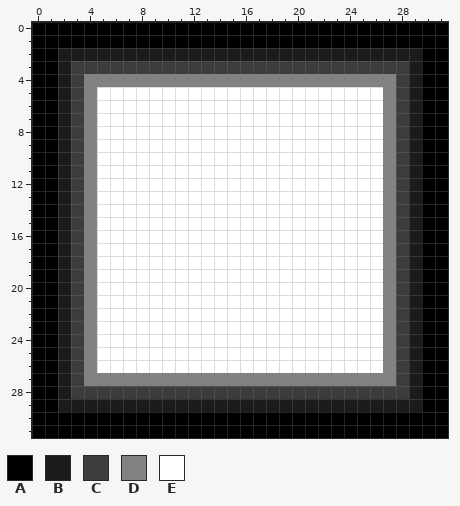
Two states of a pixel-art file, src/assets/tile.aseprite. That is the earlier state.
32x32 pixels, 1 frame.
Palette (. is transparent): A #000000  B #1b1b1b  C #3c3c3c  D #828282  E #ffffff
And afterwards:
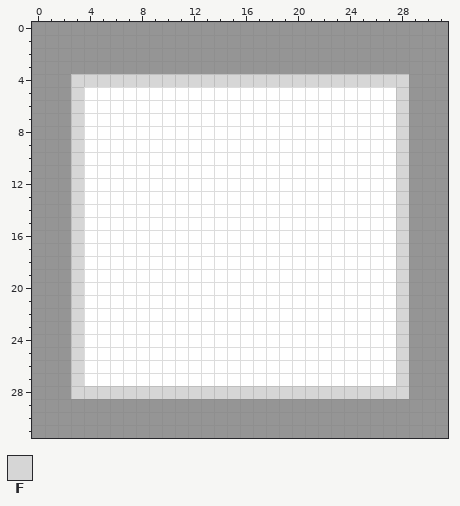
Colours new in this view: F #d6d6d6
Difference:
Colour A changes from #000000 to #959595.
The author changed colour B to colour A in row 2 at x 2 to 29; in rows 3 to 28 at x 2 and 29; in row 29 at x 2 to 29.
The author changed colour C to colour A in row 3 at x 3 to 28.
The author changed colour D to colour E in rows 5 to 26 at x 4 and 27; in row 27 at x 4 to 27.
The author changed colour C to colour F in rows 4 to 27 at x 3 and 28; in row 28 at x 3 to 28.
The author changed colour D to colour F in row 4 at x 4 to 27.
Changed places in both pictures, as pixel boxes (x1, y1, x2, y2):
changed: (32, 22, 448, 438)
